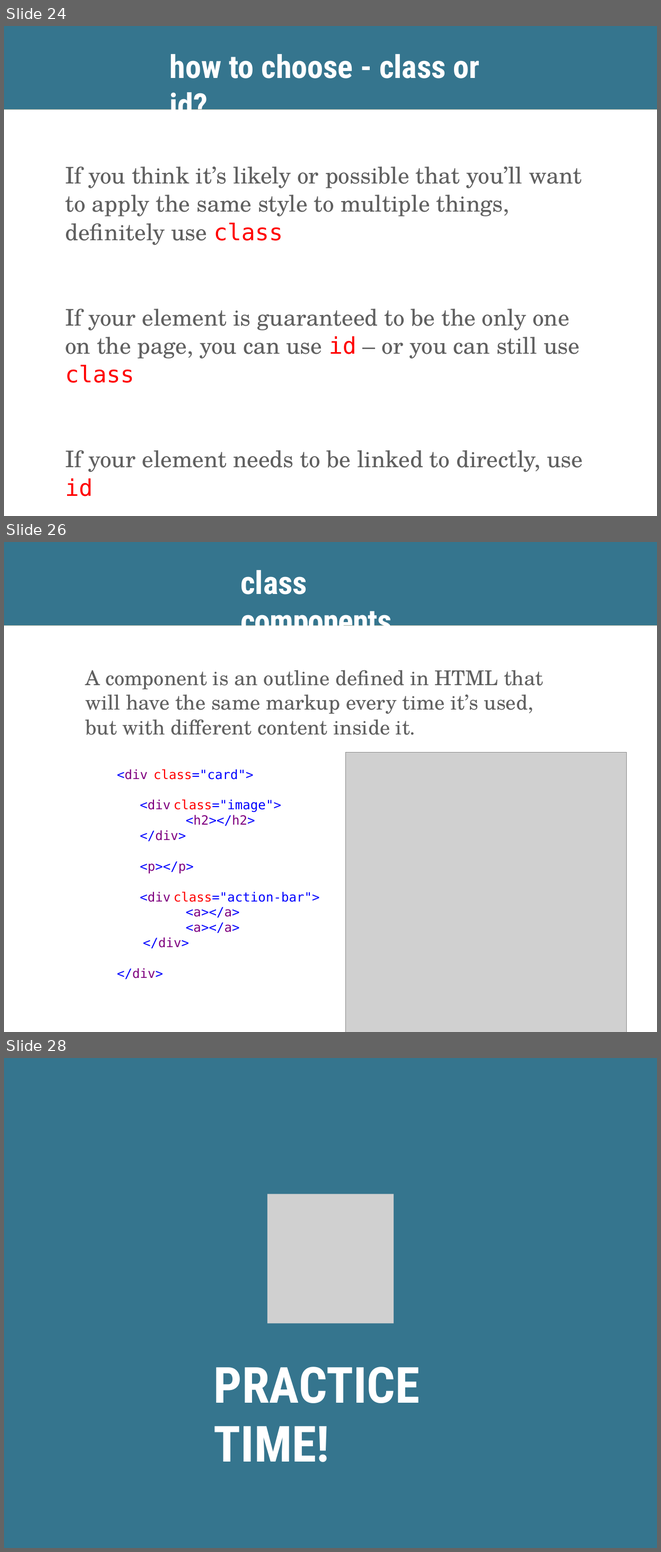
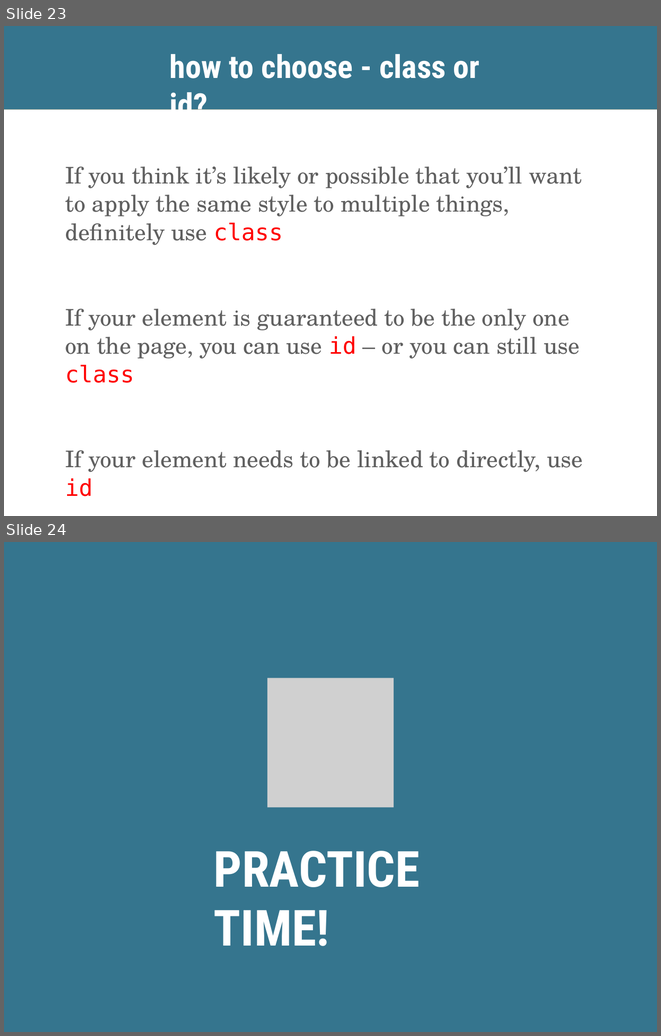
Before and after one commit to skornfeld/svc-class-jan-2018, a slide deck: slides/week-4.pptx. Shown one above the other, each under a label of ours: slides 24, 26 and 28 before the commit, slides 23 and 24 after it; the slides between them are not shown. The pictures are 661x1552 and 661x1036 pixels, drawn with LibreOffice and Linux fonts; fonts in the diff are those of the drawing; grey boxes stand for pictures. Boxes give left, top, right and bottom in pixels: in the first picture for what was removed or moved away, otherwise in the second. Text is boxed around its words. In the diff, an @@ line names an element or a change of style, - is before the commit and + after.

```diff
--- a/slides/week-4.pptx
+++ b/slides/week-4.pptx
@@ slide 26 removed at bbox=[4, 542, 657, 1032], background #FFFFFF; not listed: 1 template element that a slide beside it also shows @@
@@ freeform shape removed at bbox=[4, 542, 657, 626] @@
@@ title removed at bbox=[240, 570, 391, 626] @@
-class components
@@ text removed at bbox=[85, 670, 544, 735] @@
-A component is an outline defined in HTML that will have the same markup every time it’s used, but with different content inside it.
@@ picture removed at bbox=[346, 752, 626, 1032] @@
@@ text removed at bbox=[117, 769, 320, 979] @@
-<div class="card">
-  <div class="image">
-  <h2></h2>
-  </div>
-  <p></p>
-  <div class="action-bar">
-  <a></a>
-  <a></a>
-</div>
-</div>
@@ what was slide 24 is now slide 23 @@
@@ what was slide 28 is now slide 24 @@
```
Also in this commit, not shown: 13 slides changed, 1 slide added, 3 other slides removed, 6 other files.
